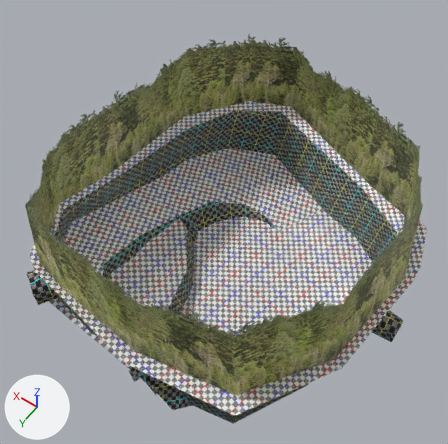
Before and after pictures for a commit that changed the OBJ model MehtäGodotEdition/3D Models/room_curved_ramp/main.obj.
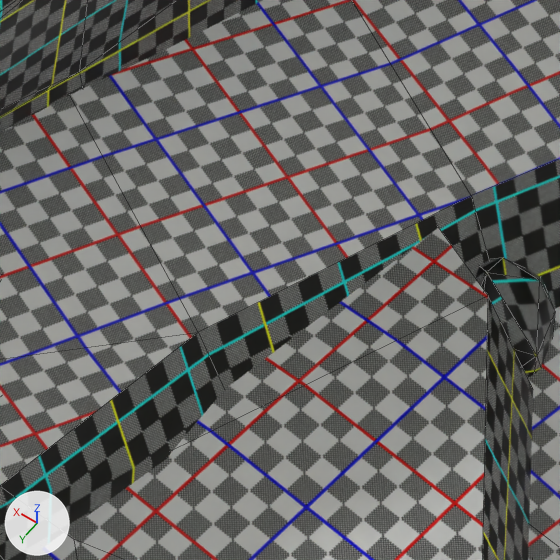
Each version appears first whole from a 50 mm lens placed at (-9.0, 49.6, 79.7), pointed at (21.7, 6.6, 12.2), and next in a close-up on the part from 24% to 44% of the width and 41% to 61% of the height. The axes (+X, +Y, +Z) are drawn at lower left. The lights are the same throughout. The close-ups show mesh edges as thin lines. Where no turn or scale is listed for an object, it has been applied to the vertices.

Names of what the first close-up shows: 'main'.
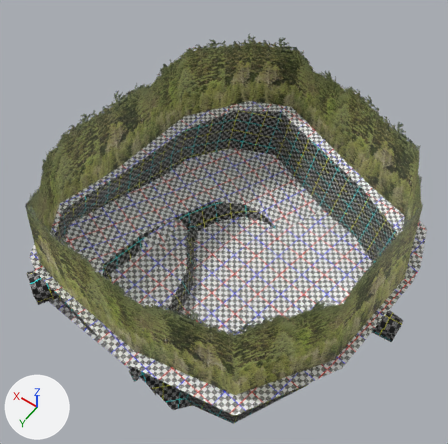
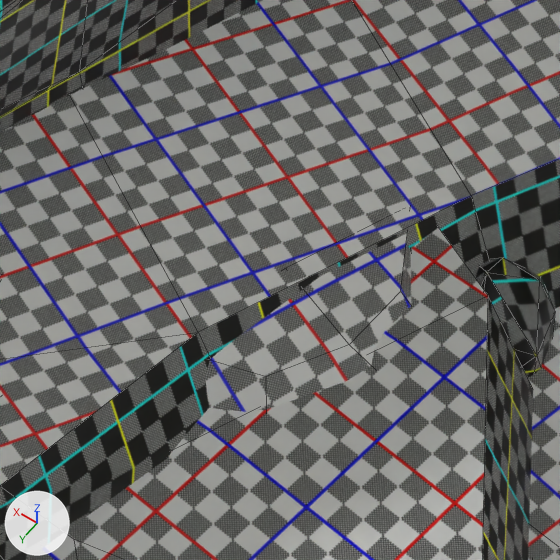
Where the change shows, as pixel boxes [x1, y1, x2, y2] in the close-ups (560 x 560 px):
part 1 of me_main, added: after [206, 234, 411, 412]

The change in detail:
me_main is used by ob_main; location (0.0, 0.0, 0.0).
me_main had 210 vertices, 234 faces and spanned x -4.7..43.7, y -22.2..30.3, z -2.1..27.8.
me_main now has 222 vertices, 244 faces and spans x -4.7..43.7, y -22.2..30.3, z -2.1..27.8.
Part 1, on me_main:
12 vertices are added at x 29.8..34.2, y 4.6..13.2, z 3.3..5.1.
10 new faces join them, mat_default (picture img_modeling_texture_png).
